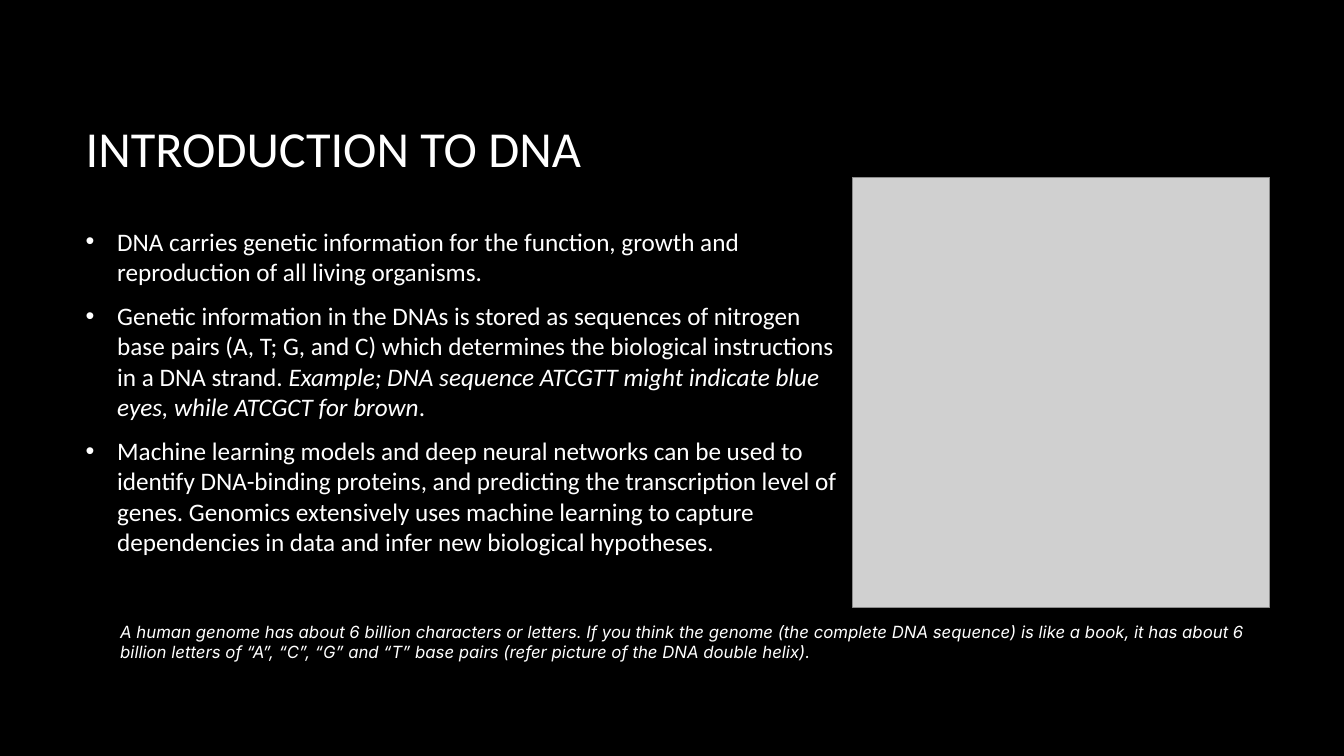
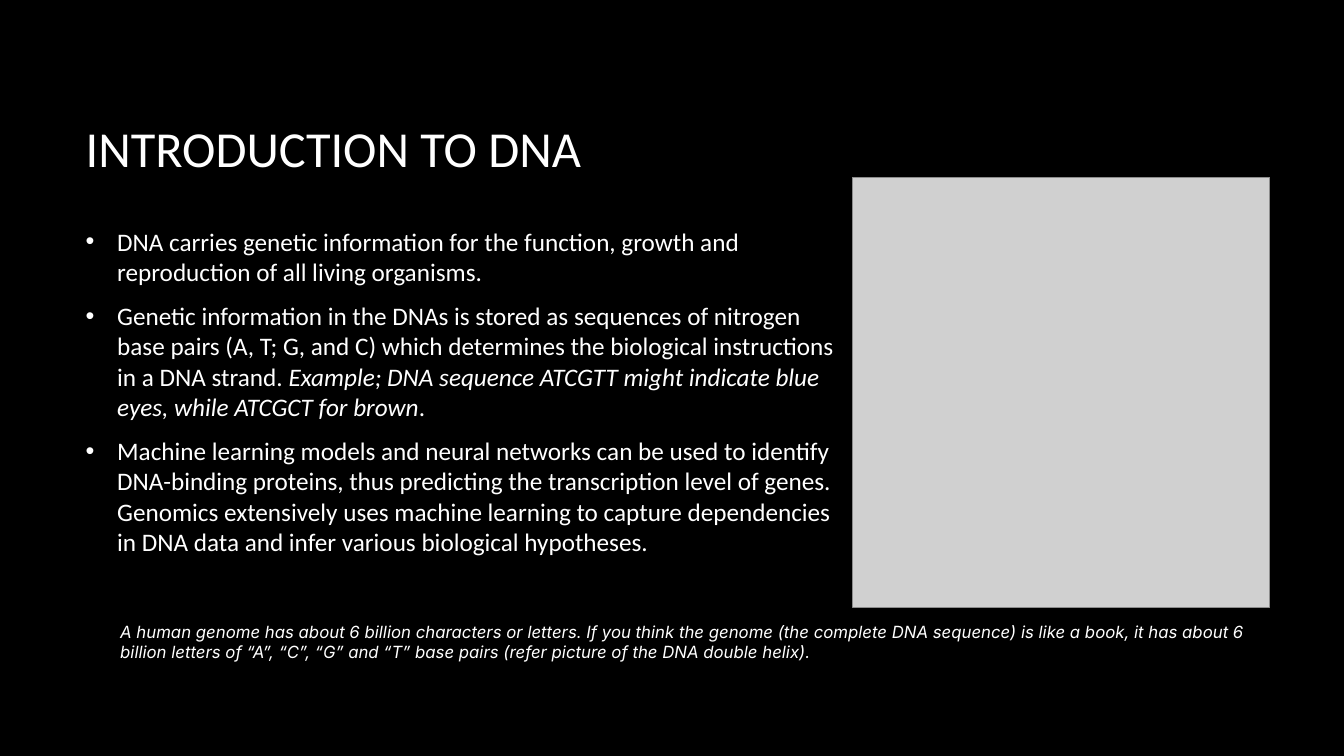
Before and after one commit to itsnameeta/MachineLearning-DNASequencing, a slide deck: slide 2 of DNASequencing.pptx. Drawn at 1344x756 pixels with LibreOffice and Linux fonts; fonts in the diff are those of the drawing; grey boxes stand for pictures; background and template pictures are left out. Boxes give left, top, right and bottom in pixels: in the first picture for what was removed or moved away, otherwise in the second. Text is boxed around its words. In the diff, an @@ line names an element or a change of style, - is before the commit and + after.

```diff
--- a/DNASequencing.pptx
+++ b/DNASequencing.pptx
@@ text at (117,442,830,556): text changed @@
-• Machine learning models and deep neural networks can be used to identify DNA-binding proteins, and predicting the transcription level of genes. Genomics extensively uses machine learning to capture dependencies in data and infer new biological hypotheses.
+• Machine learning models and neural networks can be used to identify DNA-binding proteins, thus predicting the transcription level of genes. Genomics extensively uses machine learning to capture dependencies in DNA data and infer various biological hypotheses.
```
Also in this commit, not shown: 5 other slides changed, 46 other files.
